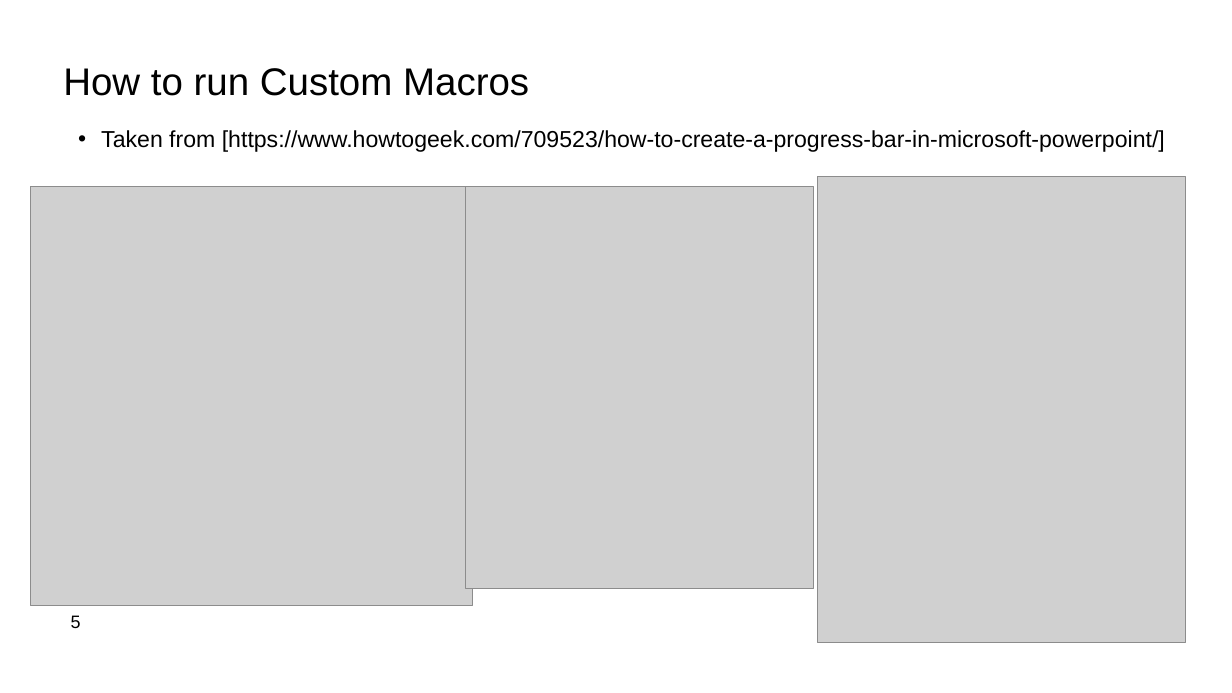
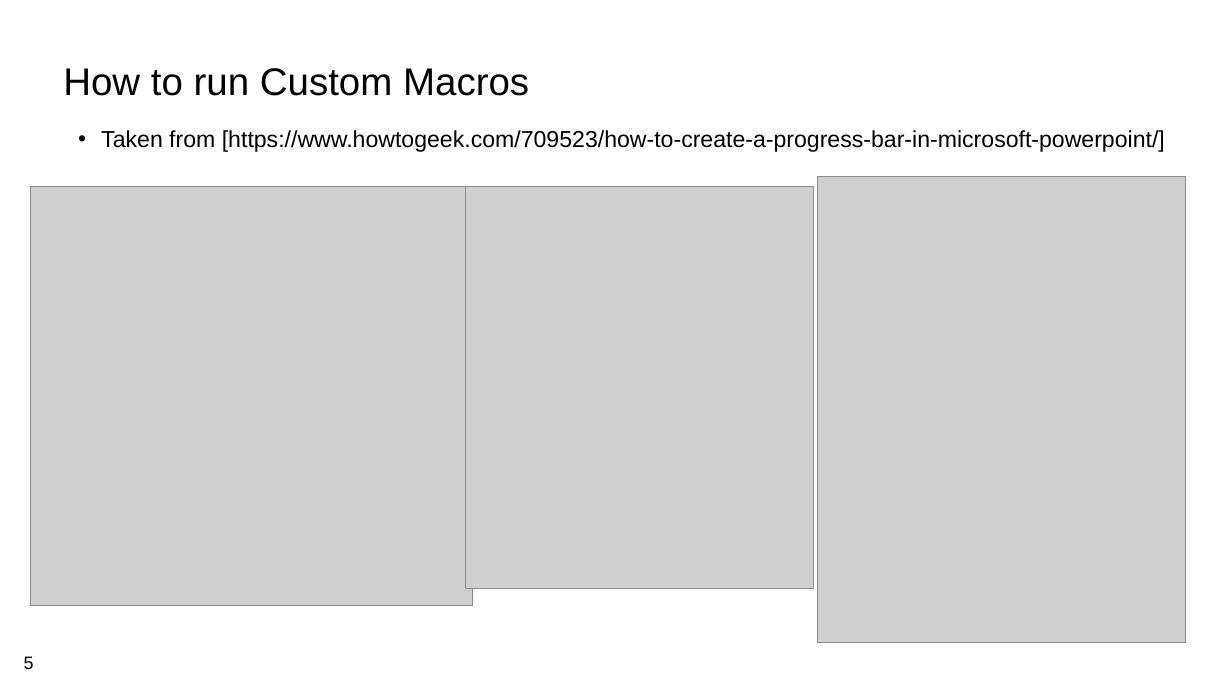
Before and after one commit to ARTS-Laboratory/ARTS-Lab-Branding, a slide deck: slide 5 of ARTS-Lab_UofSC_slide_template.pptx. Drawn at 1232x693 pixels with LibreOffice and Linux fonts; fonts in the diff are those of the drawing; grey boxes stand for pictures; background and template pictures are left out. Boxes give left, top, right and bottom in pixels: in the first picture for what was removed or moved away, otherwise in the second. Text is boxed around its words. In the diff, an @@ line names an element or a change of style, - is before the commit and + after.

Commit message:
Update ARTS-Lab_UofSC_slide_template.pptx
moved slide number

```diff
--- a/ARTS-Lab_UofSC_slide_template.pptx
+++ b/ARTS-Lab_UofSC_slide_template.pptx
@@ page number moved from (x1=71, y1=615, x2=81, y2=628) to (x1=24, y1=656, x2=34, y2=669) @@
```
Also in this commit, not shown: 5 other slides changed.
